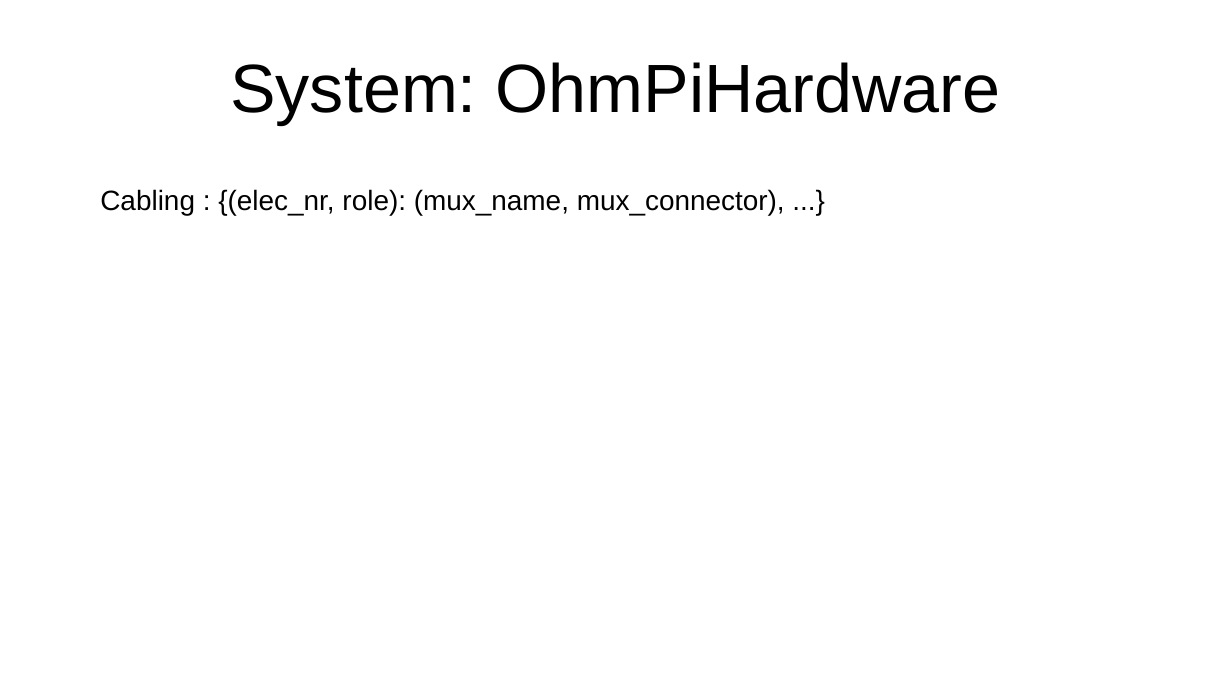
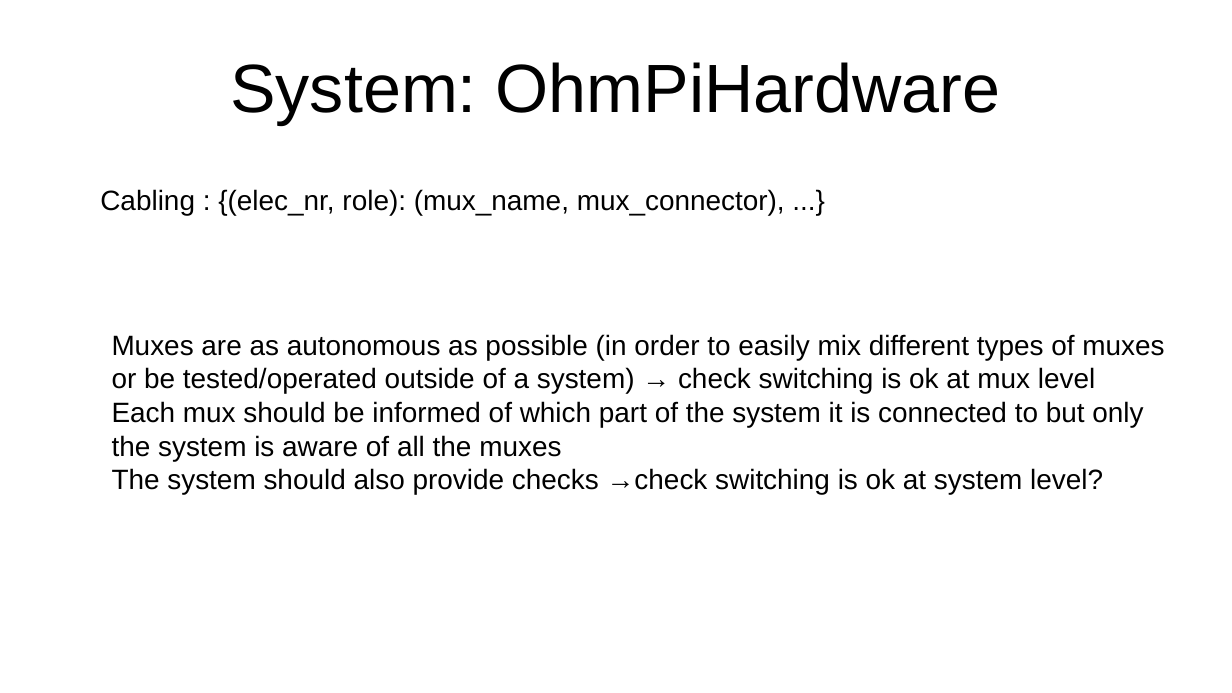
Before and after one commit to ohmpi/ohmpi, a slide deck: slide 8 of Proposition software architecture.odp. Drawn at 1232x693 pixels with LibreOffice and Linux fonts; fonts in the diff are those of the drawing. Boxes give left, top, right and bottom in pixels: in the first picture for what was removed or moved away, otherwise in the second. Text is boxed around its words. In the diff, an @@ line names an element or a change of style, - is before the commit and + after.

Commit message:
Updates hardware_system test_mux

```diff
--- a/Proposition software architecture.odp
+++ b/Proposition software architecture.odp
@@ text added at (112, 334, 1164, 494), 18 pt, text #000000 @@
+Muxes are as autonomous as possible (in order to easily mix different types of muxes
+or be tested/operated outside of a system) → check switching is ok at mux level
+Each mux should be informed of which part of the system it is connected to but only
+the system is aware of all the muxes
+The system should also provide checks →check switching is ok at system level?
```
Also in this commit, not shown: 2 other files.
